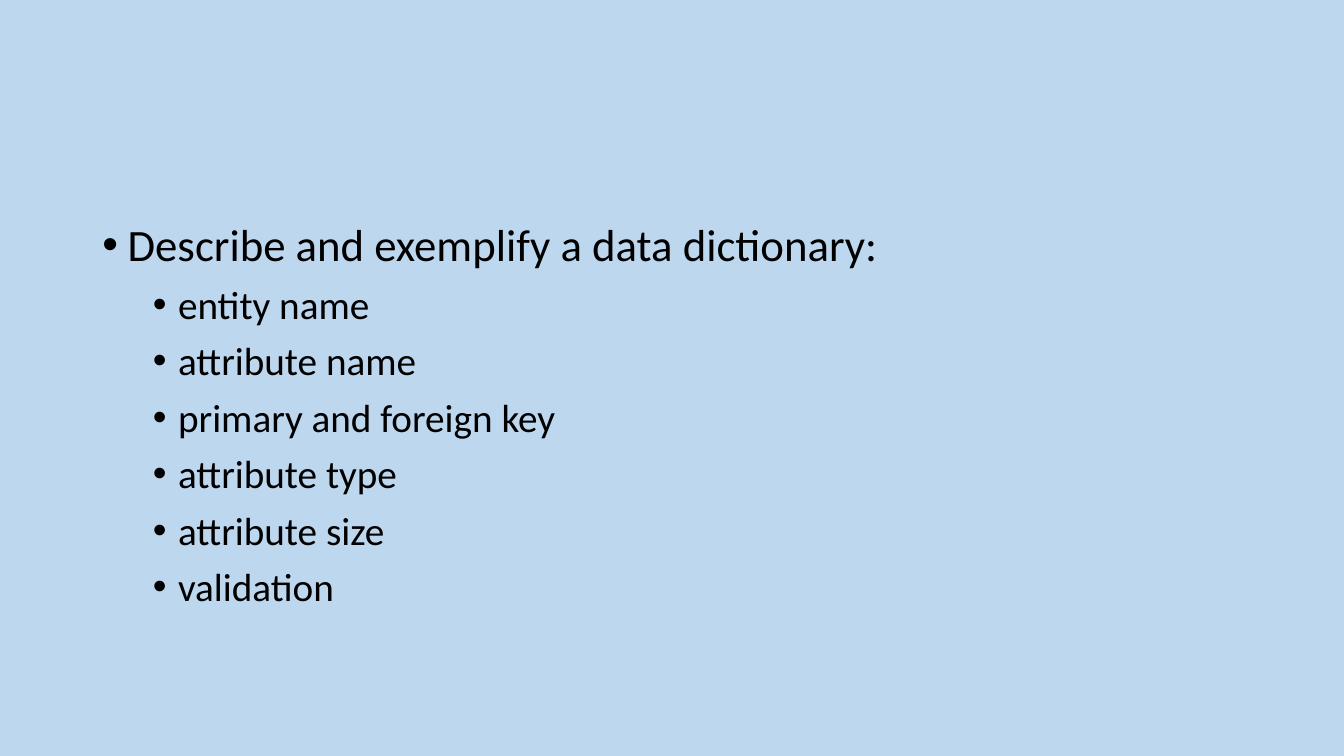
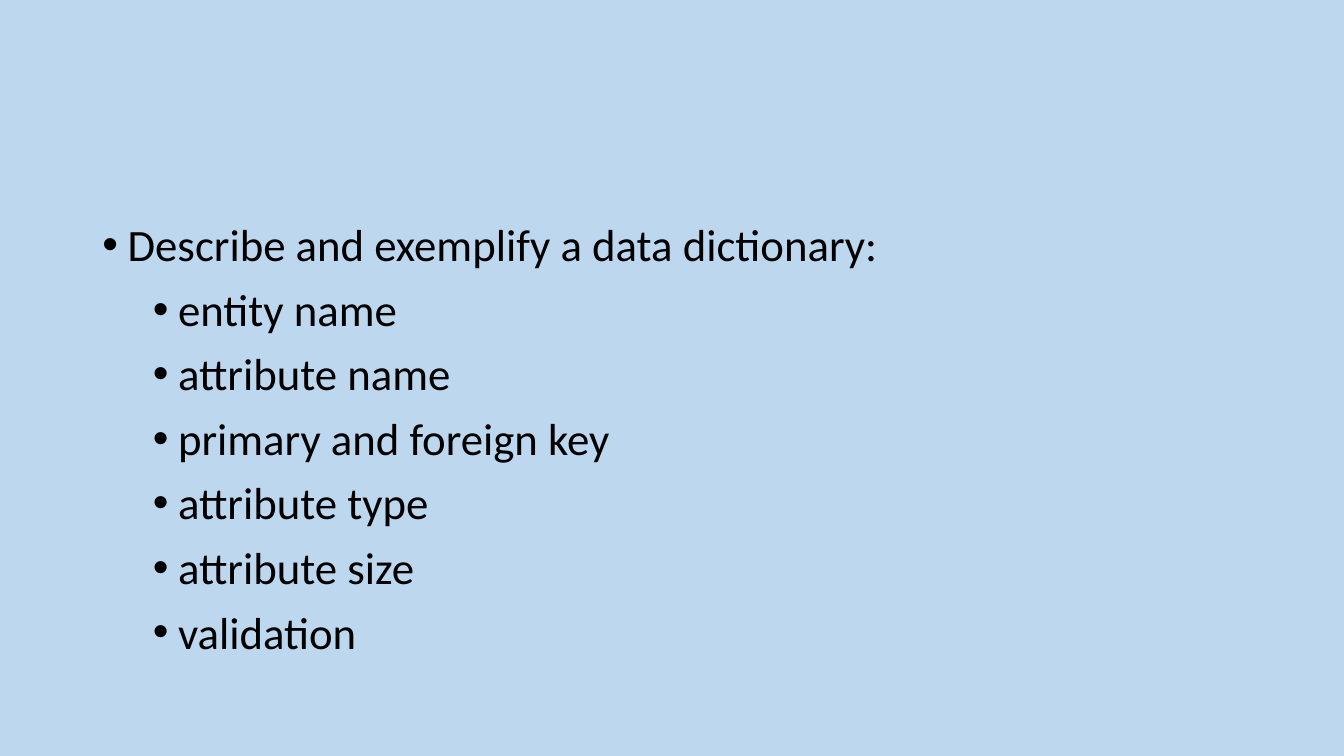
Before and after one commit to MrFriendCS/MrFriendCS.github.io, a slide deck: slide 166 of n5/ddd/N5 CS DDD Slides.pptx (slide 164 before the commit). Drawn at 1344x756 pixels with LibreOffice and Linux fonts; fonts in the diff are those of the drawing. Boxes give left, top, right and bottom in pixels: in the first picture for what was removed or moved away, otherwise in the second. Text is boxed around its words. In the diff, an @@ line names an element or a change of style, - is before the commit and + after.

```diff
--- a/n5/ddd/N5 CS DDD Slides.pptx
+++ b/n5/ddd/N5 CS DDD Slides.pptx
@@ text at (178, 295, 609, 650): size 28 to 32 pt in "entity name", "attribute name", "primary and foreign key", "attribute type" and 2 more places @@
```
Also in this commit, not shown: 14 other slides changed, 8 slides added, 4 other files.
